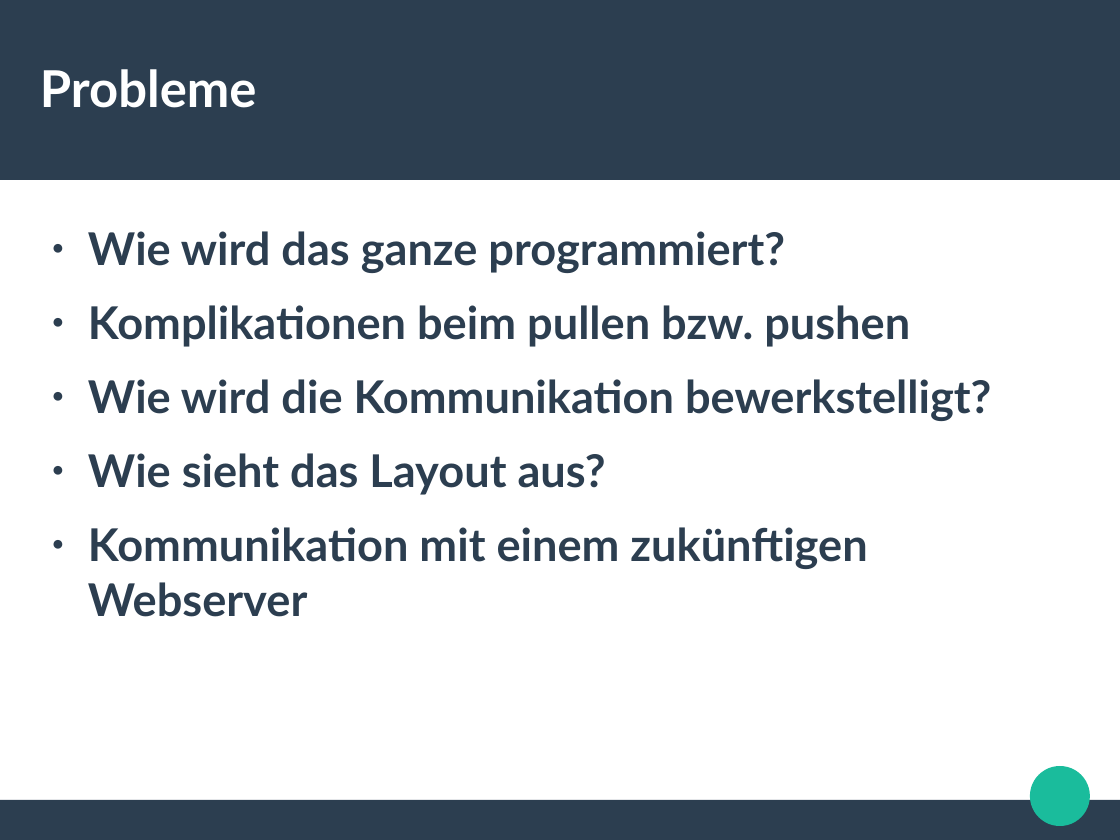
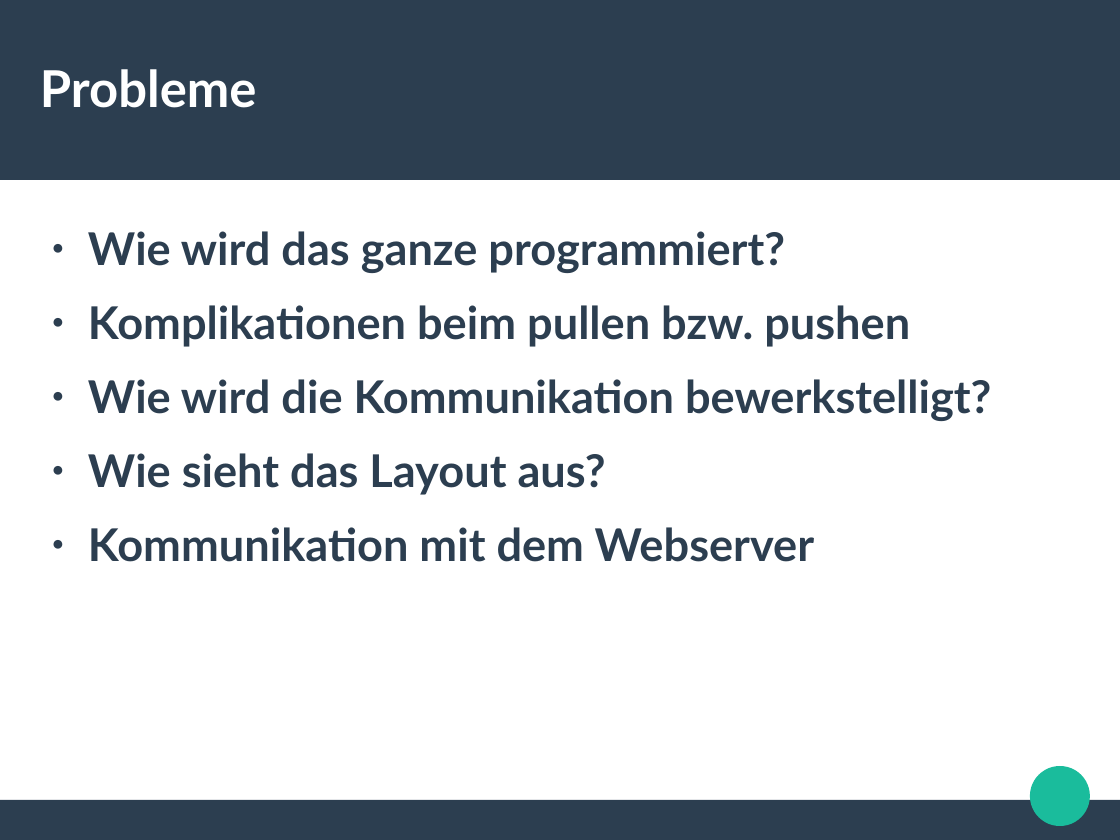
Before and after one commit to freiqu/Buy2gether, a slide deck: slide 5 of Praesentation.odp. Drawn at 1120x840 pixels with LibreOffice and Linux fonts; fonts in the diff are those of the drawing. Boxes give left, top, right and bottom in pixels: in the first picture for what was removed or moved away, otherwise in the second. Text is boxed around its words. In the diff, an @@ line names an element or a change of style, - is before the commit and + after.

```diff
--- a/Praesentation.odp
+++ b/Praesentation.odp
@@ text at (88,527,814,562): text changed @@
-● Kommunikation mit einem zukünftigen Webserver
+● Kommunikation mit dem Webserver
```
Also in this commit, not shown: 1 other slide changed, 1 other file.
